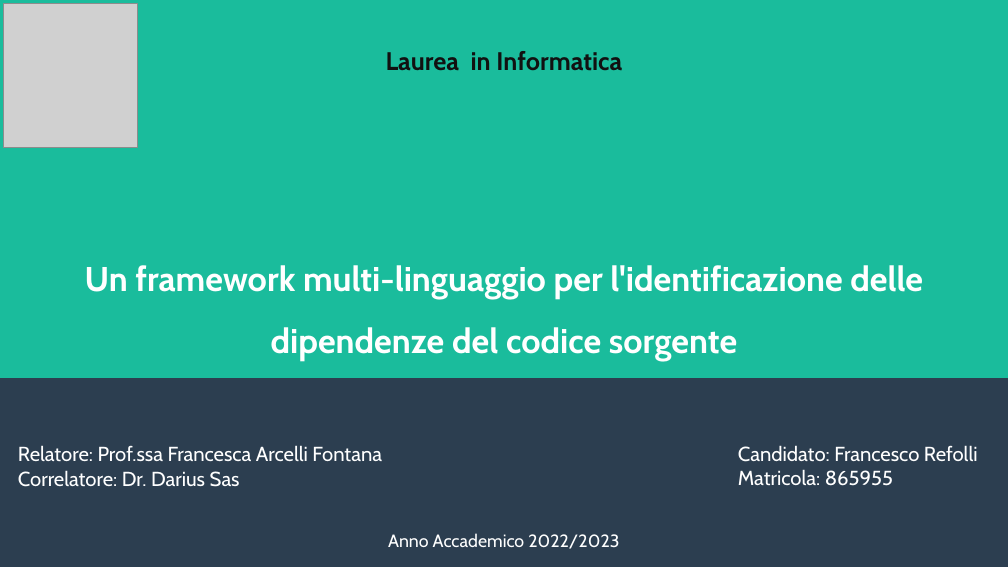
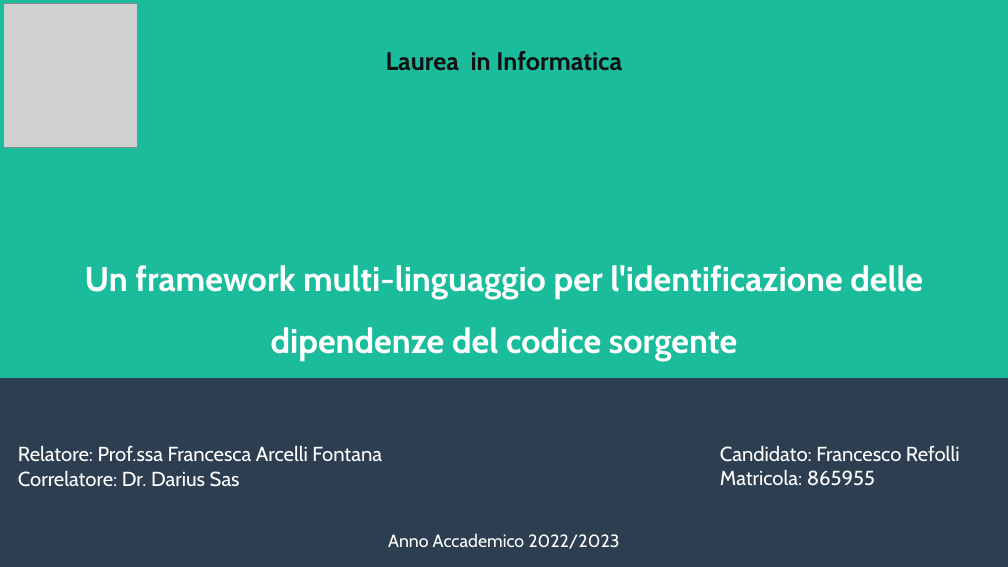
Before and after one commit to frefolli/skullian-thesis, a slide deck: slide 1 of slides.odp. Drawn at 1008x567 pixels with LibreOffice and Linux fonts; fonts in the diff are those of the drawing; grey boxes stand for pictures. Boxes give left, top, right and bottom in pixels: in the first picture for what was removed or moved away, otherwise in the second. Text is boxed around its words. In the diff, an @@ line names an element or a change of style, - is before the commit and + after.

```diff
--- a/slides.odp
+++ b/slides.odp
@@ subtitle "Candidato: Francesco Refolli": place and size @@
-subtitle "Candidato: Francesco Refolli" at (738, 445, 978, 486)
+subtitle "Candidato: Francesco Refolli" at (720, 445, 960, 486)
@@ subtitle "Candidato: Francesco Refolli" at (720, 445, 960, 486): alignment left to justified @@
```
Also in this commit, not shown: 3 other slides changed, 3 other files.
